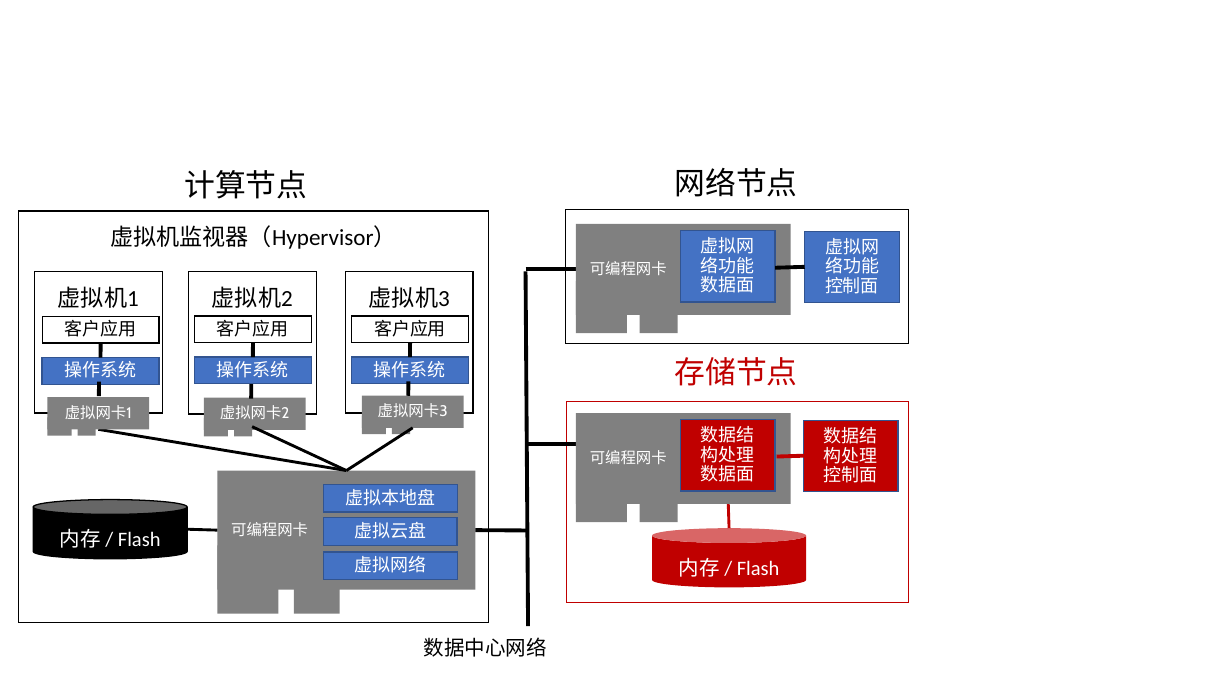
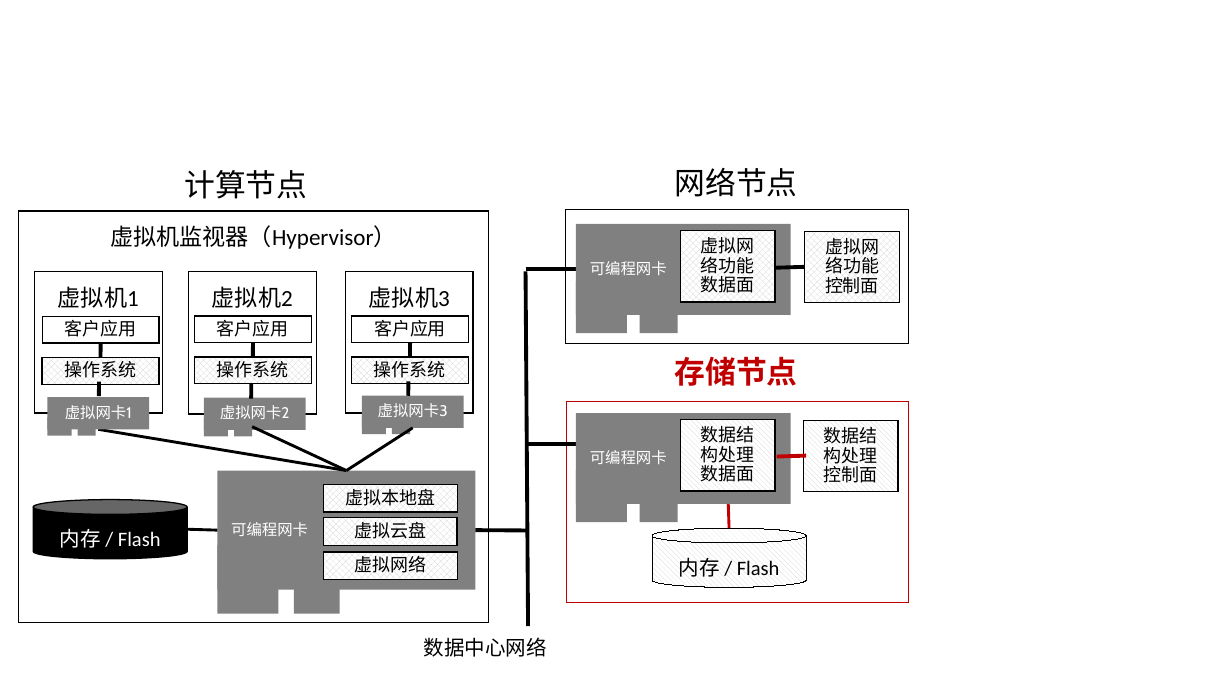
Before and after one commit to bojieli/thesis, a slide deck: slide 1 of figures/data_structure_accel.pptx. Drawn at 1232x693 pixels with LibreOffice and Linux fonts; fonts in the diff are those of the drawing. Boxes give left, top, right and bottom in pixels: in the first picture for what was removed or moved away, otherwise in the second. Text is boxed around its words. In the diff, an @@ line names an element or a change of style, - is before the commit and + after.

```diff
--- a/figures/data_structure_accel.pptx
+++ b/figures/data_structure_accel.pptx
@@ text colour #FFFFFF to #000000; fill #4472C4 to pattern #D0CECE on #FFFFFF; outline #325491 1 pt to #000000 1 pt in 8 elements at <box>323,484,457,512</box>, <box>323,518,457,545</box>, <box>323,552,457,579</box>, <box>681,231,775,302</box>, <box>805,231,899,302</box>, <box>43,358,160,384</box>, <box>194,358,311,384</box>, <box>351,358,469,384</box> @@
@@ text "存储节点" at <box>674,356,797,386</box>: bold on @@
@@ rectangle "数据结构处理数据面" at <box>681,420,775,491</box>: text colour #FFFFFF to #000000; fill #C00000 to pattern #D0CECE on #FFFFFF; outline #325491 1 pt to #000000 1 pt @@
@@ rectangle "数据结构处理控制面" at <box>803,421,897,492</box>: text colour #FFFFFF to #000000; fill #C00000 to pattern #D0CECE on #FFFFFF; outline #325491 1 pt to #000000 1 pt @@
@@ cylinder "内存 / Flash" at <box>653,529,807,588</box>: text colour #FFFFFF to #000000; fill #C00000 to pattern #D0CECE on #FFFFFF; outline none to #000000 0.75 pt @@
```
Also in this commit, not shown: 5 other files.
